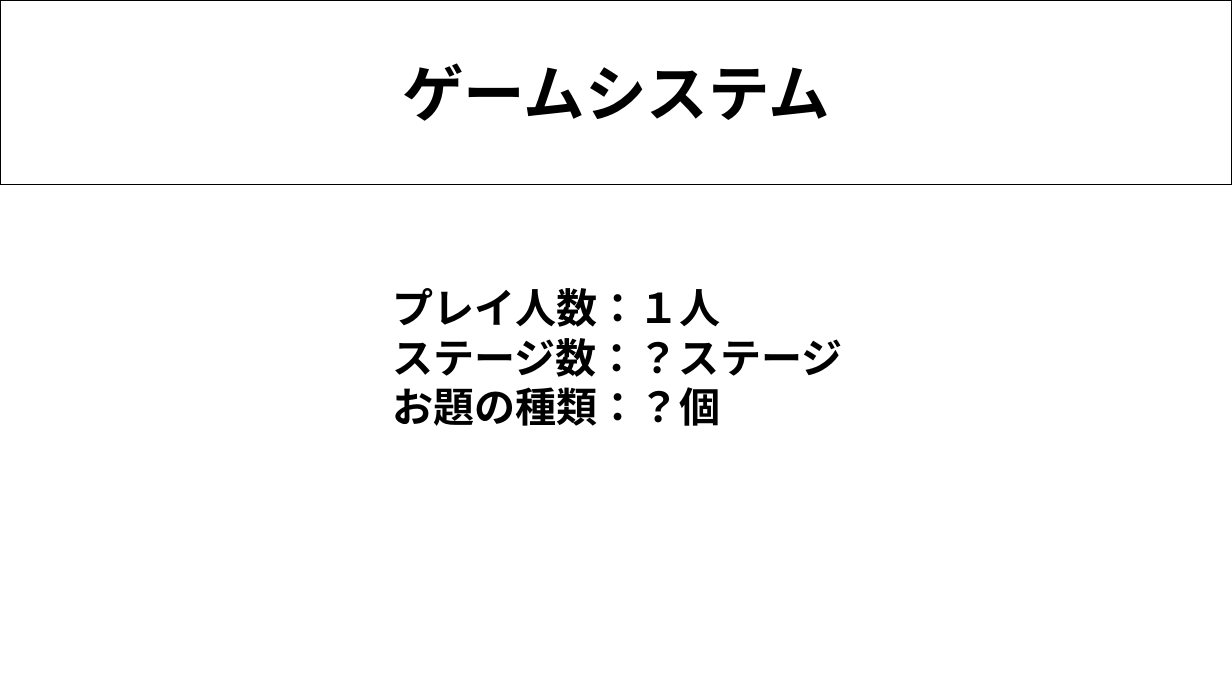
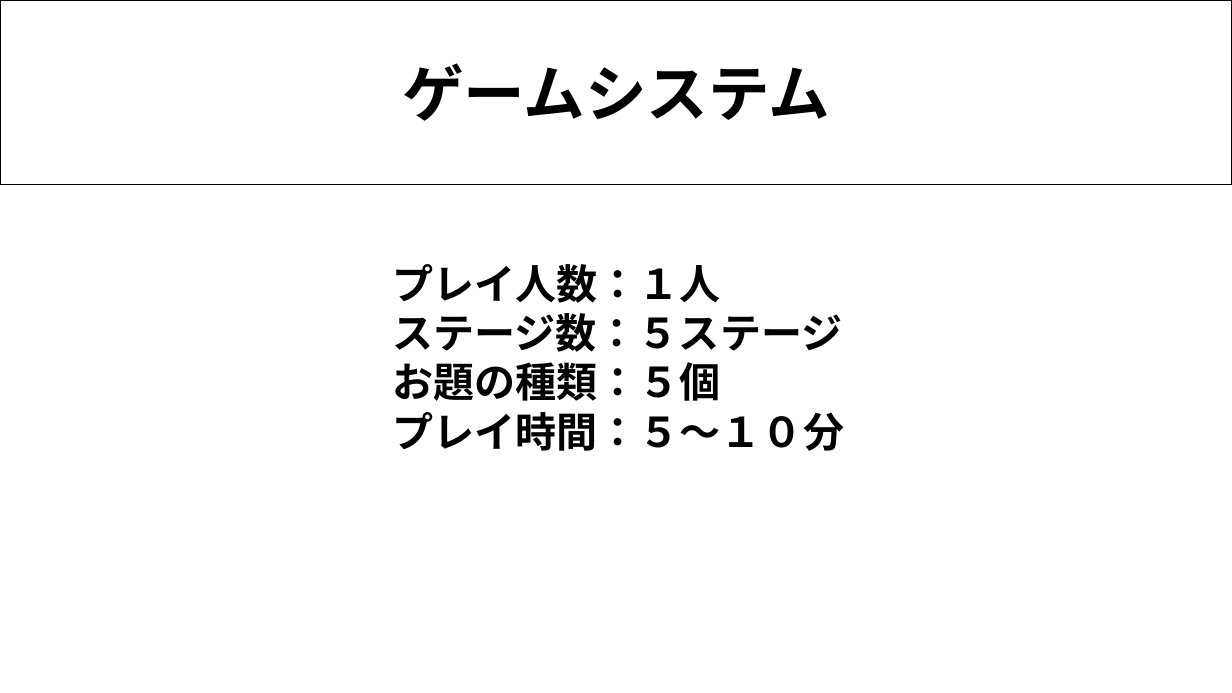
Before and after one commit to 2025Game/12Yamamoto, a slide deck: slide 4 of 3DLV3/Plam/雨粒を使って描く.pptx. Drawn at 1232x693 pixels with LibreOffice and Linux fonts; fonts in the diff are those of the drawing. Boxes give left, top, right and bottom in pixels: in the first picture for what was removed or moved away, otherwise in the second. Text is boxed around its words. In the diff, an @@ line names an element or a change of style, - is before the commit and + after.

```diff
--- a/3DLV3/Plam/雨粒を使って描く.pptx
+++ b/3DLV3/Plam/雨粒を使って描く.pptx
@@ text in rectangle at (392, 313, 844, 451): text changed @@
-ステージ数：？ステージ
-お題の種類：？個
+ステージ数：５ステージ
+お題の種類：５個
+プレイ時間：５～１０分
```
Also in this commit, not shown: 10 other slides changed, 3 slides added, 1 slide removed, 11 other files.
